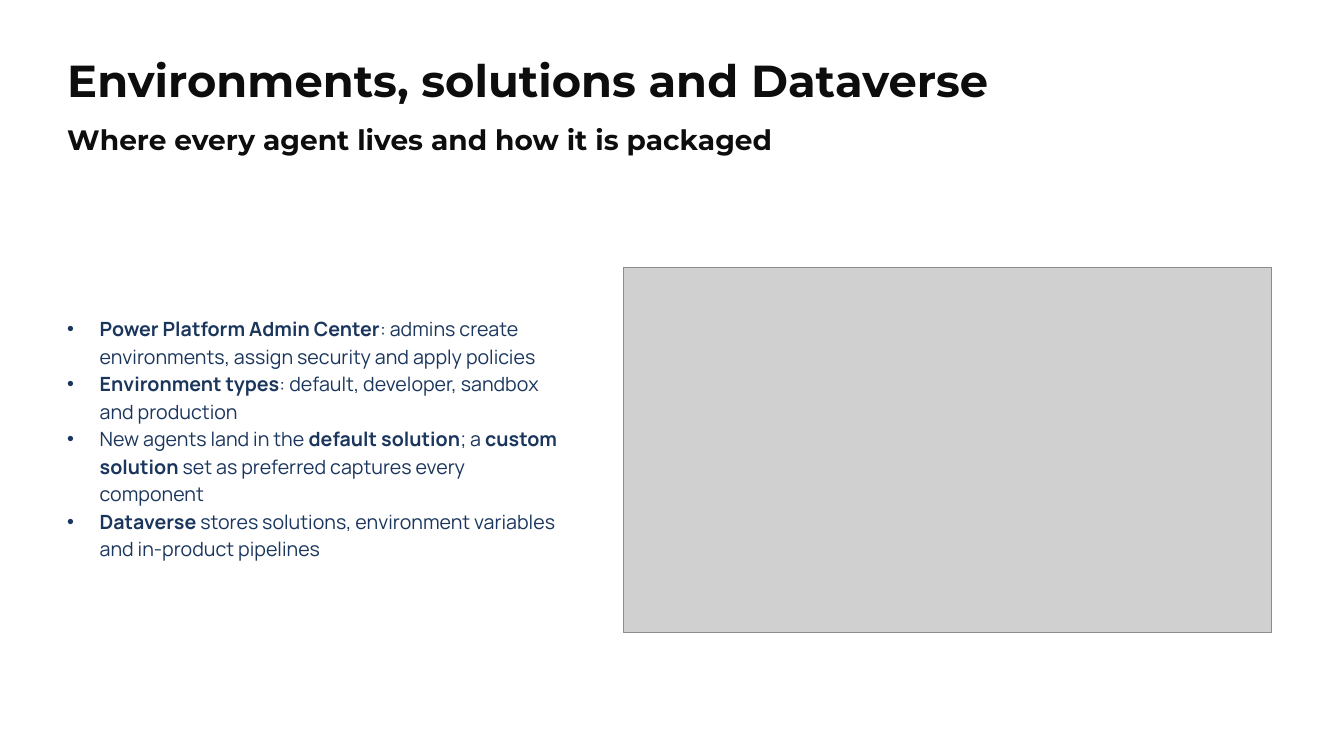
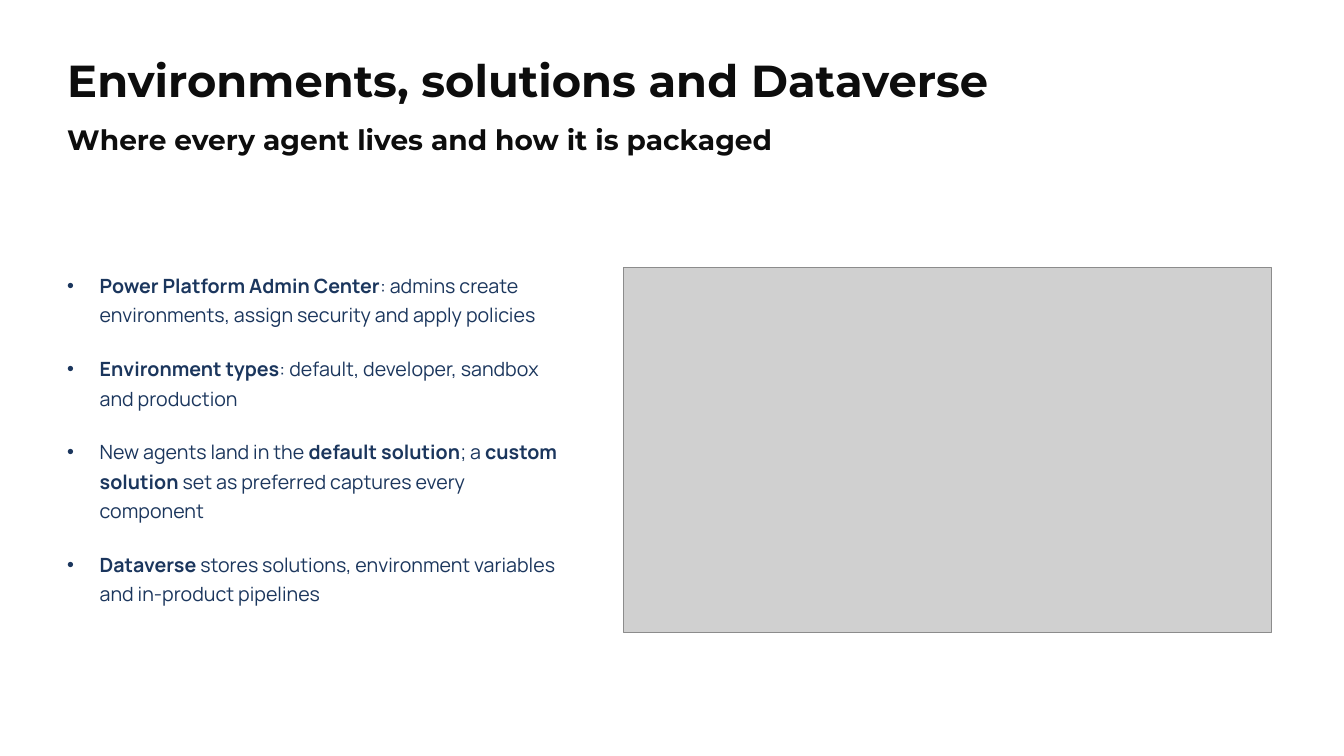
Before and after one commit to alexander-kastil/copilot-studio-agents, a slide deck: slide 8 of demos/07-cs-maintaining/pptx/07-cs-maintaining.pptx. Drawn at 1344x756 pixels with LibreOffice and Linux fonts; fonts in the diff are those of the drawing; grey boxes stand for pictures. Boxes give left, top, right and bottom in pixels: in the first picture for what was removed or moved away, otherwise in the second. Text is boxed around its words. In the diff, an @@ line names an element or a change of style, - is before the commit and + after.

```diff
--- a/demos/07-cs-maintaining/pptx/07-cs-maintaining.pptx
+++ b/demos/07-cs-maintaining/pptx/07-cs-maintaining.pptx
@@ text "Power Platform Admin Center: admins ...": place and size @@
-text "Power Platform Admin Center: admins ..." at [100, 321, 557, 561]
+text "Power Platform Admin Center: admins ..." at [100, 278, 557, 606]
@@ text "Power Platform Admin Center: admins ..." at [100, 278, 557, 606]: line spacing 1.17 to 1.25; more space between paragraphs @@
```
Also in this commit, not shown: 10 other slides changed, 39 other files.
